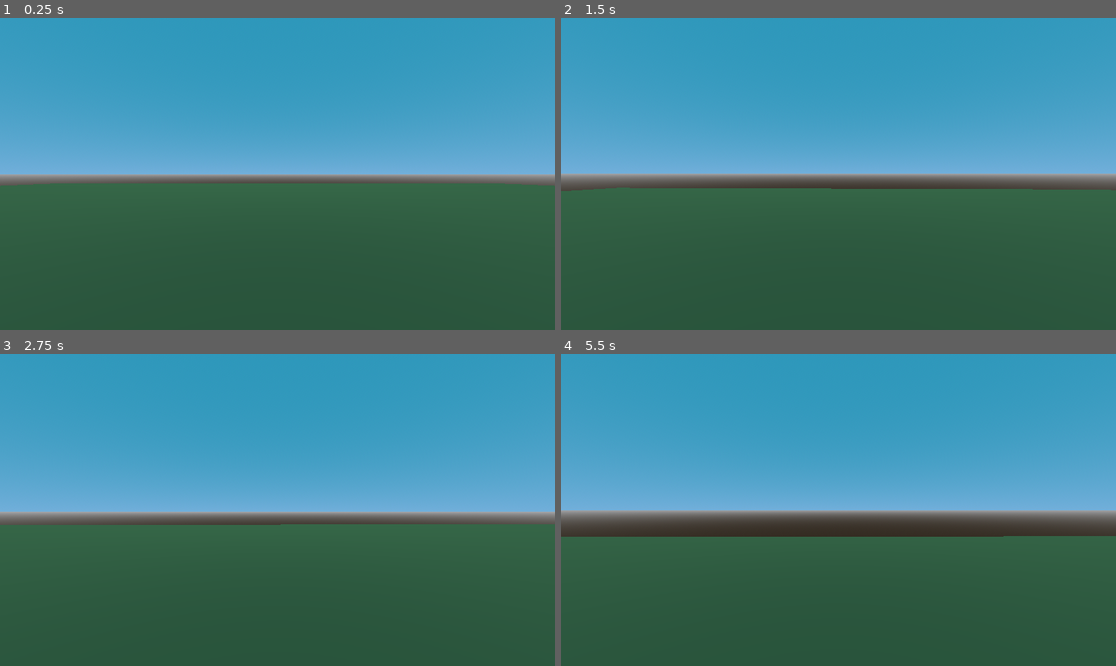
Above: before the commit, frames 1-4 (two rows, left to right).
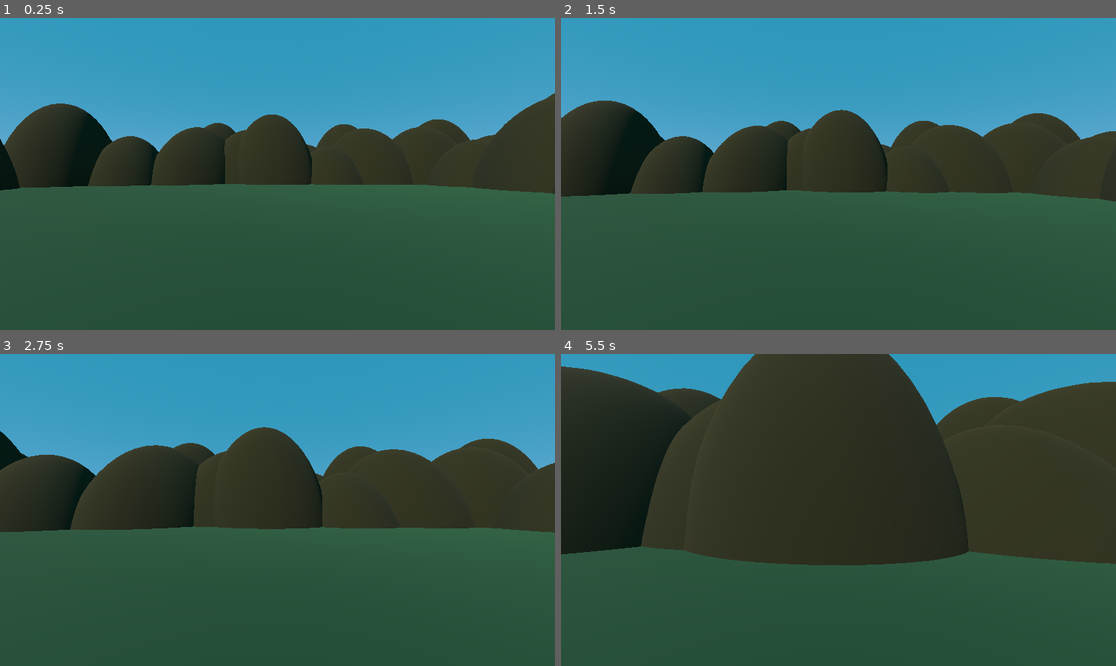
Above: after the commit, the same moments.

Repository: RetroRabiul/3DWorld
Game: Godot game, scene res://scenes/world.tscn
The game is run twice, just before and just after one commit, with the same random seed, the same clock (stepped at 60 frames per second) and the same inputs.
Inputs (mouse positions are in pixels of both pictures, inside the frame that each line leads up to):
- Up to frame 1 (0.25 s): no input
- Up to frame 2 (1.5 s): tap Enter at 0.5 s; move the mouse to (866, 174) at 0.52 s; hold W (forward) from 0.53 s (still down); tap Space (jump) at 0.77 s; move the mouse to (810, 174) at 1.27 s
- Up to frame 3 (2.75 s): keep holding W (forward); tap Space (jump) at 1.52 s; move the mouse to (288, 503) at 2.02 s
- Up to frame 4 (5.5 s): keep holding W (forward); move the mouse to (832, 516) at 2.77 s; tap Space (jump) at 3.02, 3.77, 4.52 s; move the mouse to (877, 513) at 3.52 s; move the mouse to (794, 506) at 4.27 s; move the mouse to (844, 510) at 5.02 s

The runs differ from the first frame. In frame 1, 20% of the frame differs, in the area x 0-100%, y 24-57%; in frame 2, 22%; in frame 3, 25%; in frame 4, 54%, in the area x 0-100%, y 0-68%.

Commit message:
house and hills

Diff:
--- a/scenes/house.tscn
+++ b/scenes/house.tscn
@@ -1,9 +1,22 @@
-[gd_scene load_steps=3 format=3 uid="uid://ca1xuuxefoo0g"]
+[gd_scene load_steps=7 format=3 uid="uid://ca1xuuxefoo0g"]
+
+[sub_resource type="StandardMaterial3D" id="StandardMaterial3D_ubfld"]
+albedo_color = Color(0.529116, 0.300287, 0.0277931, 1)
 
 [sub_resource type="BoxMesh" id="BoxMesh_6qlf3"]
+material = SubResource("StandardMaterial3D_ubfld")
 
 [sub_resource type="ConcavePolygonShape3D" id="ConcavePolygonShape3D_aidbl"]
 data = PackedVector3Array(-0.5, 0.5, 0.5, 0.5, 0.5, 0.5, -0.5, -0.5, 0.5, 0.5, 0.5, 0.5, 0.5, -0.5, 0.5, -0.5, -0.5, 0. …(500 unchanged characters)…
+
+[sub_resource type="StandardMaterial3D" id="StandardMaterial3D_rearf"]
+albedo_color = Color(0.204856, 0.118682, 0.0195244, 1)
+
+[sub_resource type="PrismMesh" id="PrismMesh_t2qos"]
+material = SubResource("StandardMaterial3D_rearf")
+
+[sub_resource type="ConcavePolygonShape3D" id="ConcavePolygonShape3D_opllu"]
+data = PackedVector3Array(0, 0.5, 0.5, 0.5, -0.5, 0.5, -0.5, -0.5, 0.5, 0, 0.5, -0.5, -0.5, -0.5, -0.5, 0.5, -0.5, -0.5, 0, 0.5, 0.5, 0, 0.5, -0.5, 0.5, -0.5, 0.5, 0, 0.5, -0.5, 0.5, -0.5, -0.5, 0.5, -0.5, 0.5, 0, 0.5, -0.5, 0, 0.5, 0.5, -0.5, -0.5, -0.5, 0, 0.5, 0.5, -0.5, -0.5, 0.5, -0.5, -0.5, -0.5, -0.5, -0.5, 0.5, 0.5, -0.5, 0.5, -0.5, -0.5, -0.5, 0.5, -0.5, 0.5, 0.5, -0.5, -0.5, -0.5, -0.5, -0.5)
 
 [node name="House" type="Node3D"]
 transform = Transform3D(6.52079, 0, 0, 0, 4.74521, 0, 0, 0, 7.54182, -0.00572538, 2.02507, 0.00580668)
@@ -79,3 +92,12 @@
 
 [node name="CollisionShape3D" type="CollisionShape3D" parent="MeshInstance3D7/StaticBody3D"]
 shape = SubResource("ConcavePolygonShape3D_aidbl")
+
+[node name="MeshInstance3D8" type="MeshInstance3D" parent="."]
+transform = Transform3D(1.1359, 0, 0, 0, 0.420164, 0, 0, 0, 1.08511, 0, 0.741843, 0.460954)
+mesh = SubResource("PrismMesh_t2qos")
+
+[node name="StaticBody3D" type="StaticBody3D" parent="MeshInstance3D8"]
+
+[node name="CollisionShape3D" type="CollisionShape3D" parent="MeshInstance3D8/StaticBody3D"]
+shape = SubResource("ConcavePolygonShape3D_opllu")
--- a/scenes/world.tscn
+++ b/scenes/world.tscn
@@ -31,7 +31,7 @@
 environment = SubResource("Environment_7xc1h")
 
 [node name="DirectionalLight3D" type="DirectionalLight3D" parent="."]
-transform = Transform3D(1, 0, 0, 0, 0.567528, 0.823354, 0, -0.823354, 0.567528, 1.40271, 16.1458, 25.1513)
+transform = Transform3D(0.806956, 0.208264, -0.552673, 0.25728, 0.718357, 0.646352, 0.531629, -0.663769, 0.5261, -33.2768, 28.1522, 31.5765)
 
 [node name="Player" parent="." instance=ExtResource("1_icqh8")]
 transform = Transform3D(1, 0, 0, 0, 1, 0, 0, 0, 1, 0, 1.48203, 0)
@@ -48,5 +48,47 @@
 [node name="Hill" parent="." instance=ExtResource("2_jvru0")]
 transform = Transform3D(-0.438732, 0, 0.898618, 0, 1, 0, -0.898618, 0, -0.438732, -32.6352, -7.14946, 34.169)
 
+[node name="Hill2" parent="." instance=ExtResource("2_jvru0")]
+transform = Transform3D(-0.495261, 0, -0.868744, 0, 1, 0, 0.868744, 0, -0.495261, -35.0373, -5.88294, 13.5376)
+
+[node name="Hill3" parent="." instance=ExtResource("2_jvru0")]
+transform = Transform3D(0.891276, 0, 0.453462, 0, 1, 0, -0.453462, 0, 0.891276, -40.9581, -2.51111, -4.72065)
+
+[node name="Hill4" parent="." instance=ExtResource("2_jvru0")]
+transform = Transform3D(-0.569193, 0, -0.822204, 0, 1, 0, 0.822204, 0, -0.569193, -35.8669, -2.51111, -17.1998)
+
+[node name="Hill5" parent="." instance=ExtResource("2_jvru0")]
+transform = Transform3D(-0.564506, 0, 0.825429, 0, 1, 0, -0.825429, 0, -0.564506, -33.6818, -2.51111, -32.7664)
+
+[node name="Hill6" parent="." instance=ExtResource("2_jvru0")]
+transform = Transform3D(-0.311755, 0, -0.950163, 0, 1, 0, 0.950163, 0, -0.311755, -12.7052, -2.51111, -44.7848)
+
+[node name="Hill7" parent="." instance=ExtResource("2_jvru0")]
+transform = Transform3D(-0.870777, 0, 0.491679, 0, 1, 0, -0.491679, 0, -0.870777, -1.21903, -2.51111, -38.3922)
+
+[node name="Hill8" parent="." instance=ExtResource("2_jvru0")]
+transform = Transform3D(0.464286, 0, -0.885686, 0, 1, 0, 0.885686, 0, 0.464286, 14.448, -2.51111, -45.7231)
+
+[node name="Hill9" parent="." instance=ExtResource("2_jvru0")]
+transform = Transform3D(-0.86474, 0, -0.50222, 0, 1, 0, 0.50222, 0, -0.86474, 32.3584, -2.51111, -41.6476)
+
+[node name="Hill10" parent="." instance=ExtResource("2_jvru0")]
+transform = Transform3D(-0.86474, 0, -0.50222, 0, 1, 0, 0.50222, 0, -0.86474, 37.5547, -2.51111, -25.0673)
+
+[node name="Hill11" parent="." instance=ExtResource("2_jvru0")]
+transform = Transform3D(0.558325, 0, -0.829623, 0, 1, 0, 0.829623, 0, 0.558325, 37.5547, -2.51111, -14.1862)
+
+[node name="Hill12" parent="." instance=ExtResource("2_jvru0")]
+transform = Transform3D(0.96335, 0, 0.268247, 0, 1, 0, -0.268247, 0, 0.96335, 37.5547, -2.51111, 1.0558)
+
+[node name="Hill13" parent="." instance=ExtResource("2_jvru0")]
+transform = Transform3D(-0.117277, 0, -0.993099, 0, 1, 0, 0.993099, 0, -0.117277, 43.8935, -3.12832, 21.884)
+
+[node name="Hill14" parent="." instance=ExtResource("2_jvru0")]
+transform = Transform3D(-0.380602, 0, 0.924739, 0, 1, 0, -0.924739, 0, -0.380602, 30.8157, -3.12832, 38.7767)
+
+[node name="Hill15" parent="." instance=ExtResource("2_jvru0")]
+transform = Transform3D(-0.747926, 0, 0.663783, 0, 1, 0, -0.663783, 0, -0.747926, 11.3572, -1.96324, 42.4256)
+
 [node name="House" parent="." instance=ExtResource("3_qrbre")]
-transform = Transform3D(6.52079, 0, 0, 0, 4.74521, 0, 0, 0, 7.54182, 28.8169, 2.75445, 0.336711)
+transform = Transform3D(6.52079, 0, 0, 0, 4.74521, 0, 0, 0, 7.54182, 11.6277, 2.75445, 0.336711)
